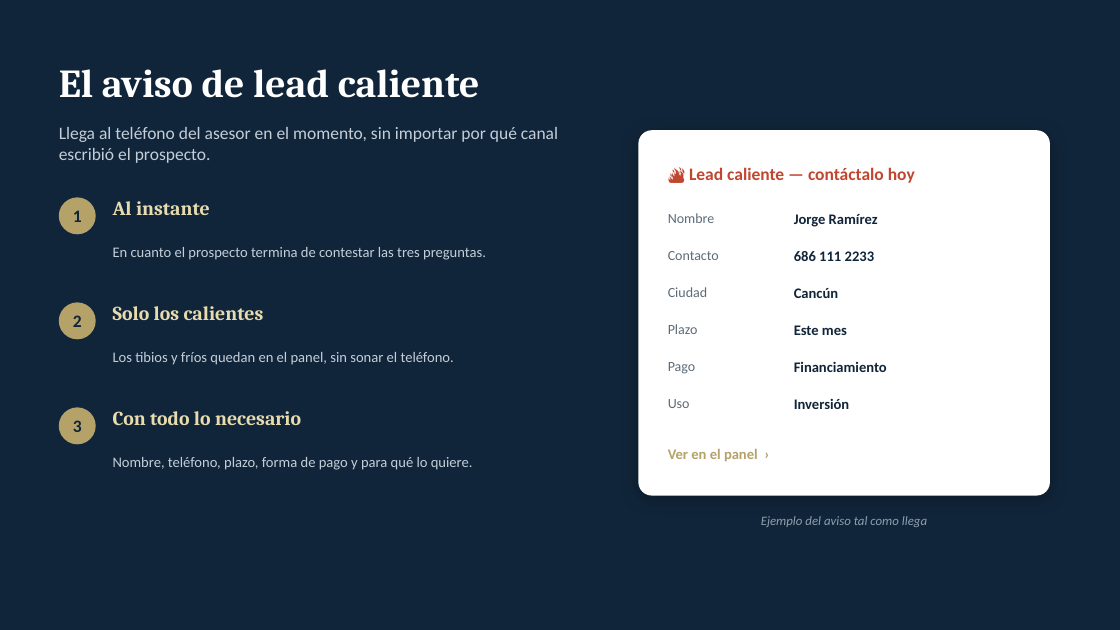
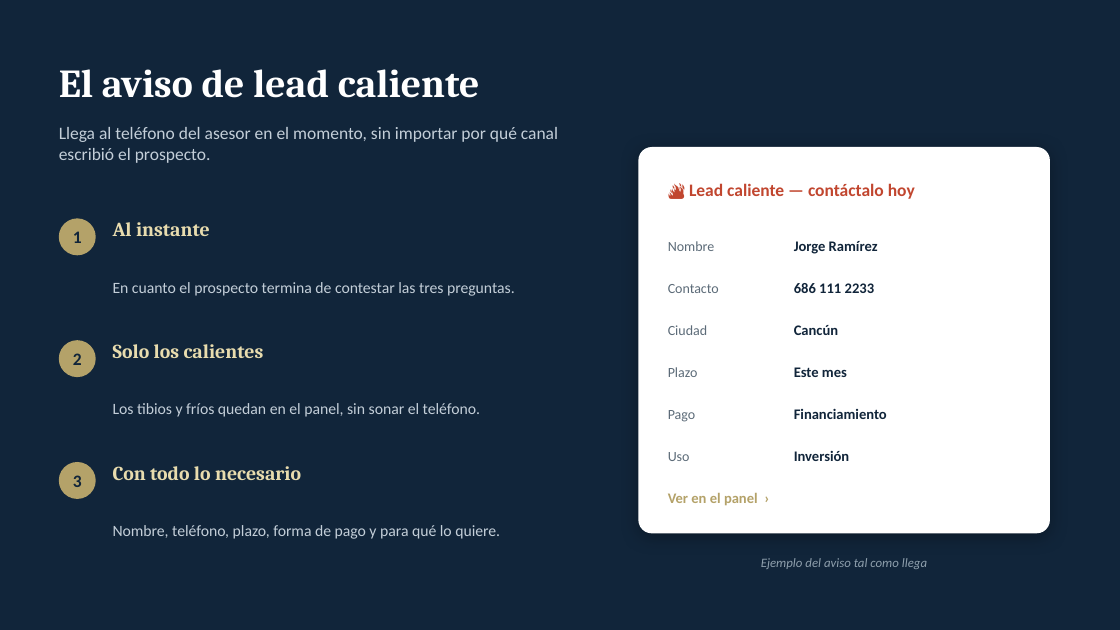
Before and after one commit to jjalwaysinnovating-star/Maderas, a slide deck: slide 14 of presentacion/sistema-ciudad-maderas.pptx. Drawn at 1120x630 pixels with LibreOffice and Linux fonts; fonts in the diff are those of the drawing. Boxes give left, top, right and bottom in pixels: in the first picture for what was removed or moved away, otherwise in the second. Text is boxed around its words. In the diff, an @@ line names an element or a change of style, - is before the commit and + after.

```diff
--- a/presentacion/sistema-ciudad-maderas.pptx
+++ b/presentacion/sistema-ciudad-maderas.pptx
@@ rounded rectangle: place and size @@
-rounded rectangle at (639,130,1050,496)
+rounded rectangle at (639,147,1050,534)
@@ rounded rectangle at (639,147,1050,534): proportions changed @@
@@ text "🔥 Lead caliente — contáctalo ...": place and size @@
-text "🔥 Lead caliente — contáctalo ..." at (689,167,915,183)
+text "🔥 Lead caliente — contáctalo ..." at (689,183,915,199)
@@ 2 texts, 1 ellipse: place and size @@
-2 texts, 1 ellipse at (59,197,210,234)
+2 texts, 1 ellipse at (59,218,210,255)
@@ text "Nombre": place and size @@
-text "Nombre" at (668,213,715,223)
+text "Nombre" at (668,241,715,251)
@@ text "Jorge Ramírez": place and size @@
-text "Jorge Ramírez" at (794,214,878,227)
+text "Jorge Ramírez" at (794,241,878,254)
@@ text "En cuanto el prospecto termina ...": place and size @@
-text "En cuanto el prospecto termina ..." at (113,247,486,260)
+text "En cuanto el prospecto termina ..." at (113,282,515,296)
@@ text "Contacto": place and size @@
-text "Contacto" at (668,251,719,260)
+text "Contacto" at (668,284,719,293)
@@ text "686 111 2233": place and size @@
-text "686 111 2233" at (794,251,875,261)
+text "686 111 2233" at (794,283,875,293)
@@ 5 texts, 1 ellipse: place and size @@
-5 texts, 1 ellipse at (59,287,927,527)
+5 texts, 1 ellipse at (59,325,927,569)
@@ text "Los tibios y fríos quedan ...": place and size @@
-text "Los tibios y fríos quedan ..." at (113,352,454,365)
+text "Los tibios y fríos quedan ..." at (113,403,480,417)
@@ text "Pago": place and size @@
-text "Pago" at (668,362,695,374)
+text "Pago" at (668,410,695,422)
@@ text "Financiamiento": place and size @@
-text "Financiamiento" at (794,361,887,372)
+text "Financiamiento" at (794,408,887,419)
@@ 4 texts, 1 ellipse: place and size @@
-4 texts, 1 ellipse at (59,399,850,444)
+4 texts, 1 ellipse at (59,451,850,499)
@@ size 12.5 to 13.5 pt in 3 elements at (113,282,515,296), (113,403,480,417), (113,525,500,539) @@
@@ text "Nombre, teléfono, plazo, forma de ...": place and size @@
-text "Nombre, teléfono, plazo, forma de ..." at (113,457,473,470)
+text "Nombre, teléfono, plazo, forma de ..." at (113,525,500,539)
@@ 3 texts: place and size @@
-3 texts at (668,324,847,462)
+3 texts at (668,367,847,506)
```
Also in this commit, not shown: 14 other slides changed, 3 other files.
